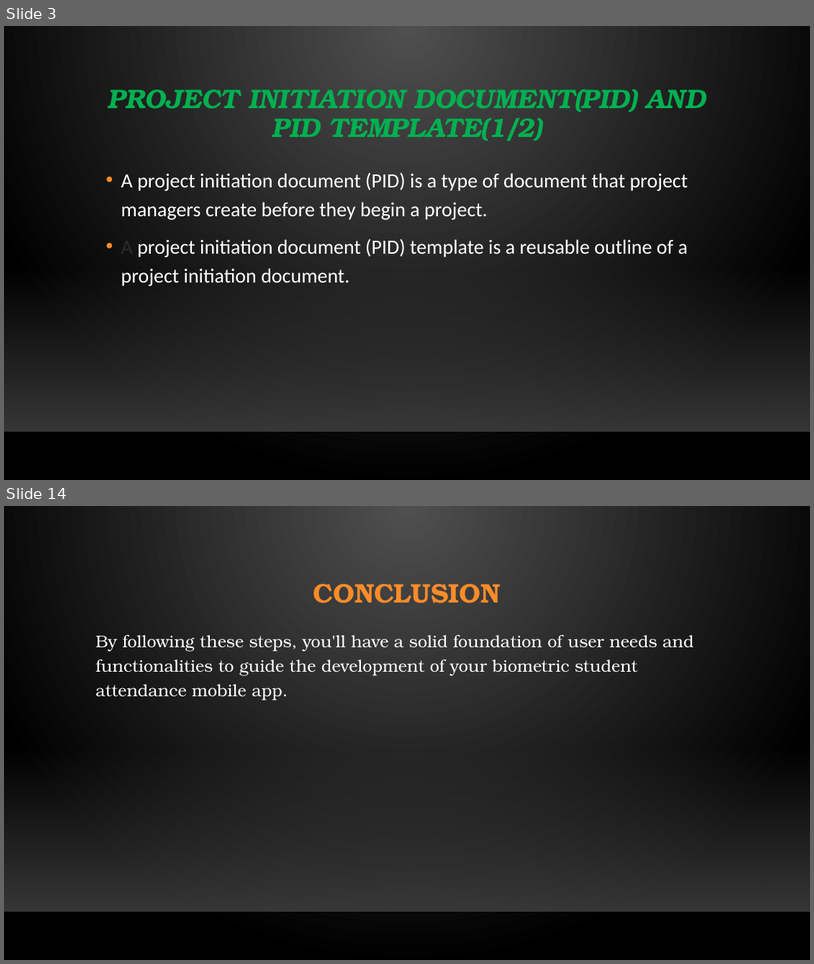
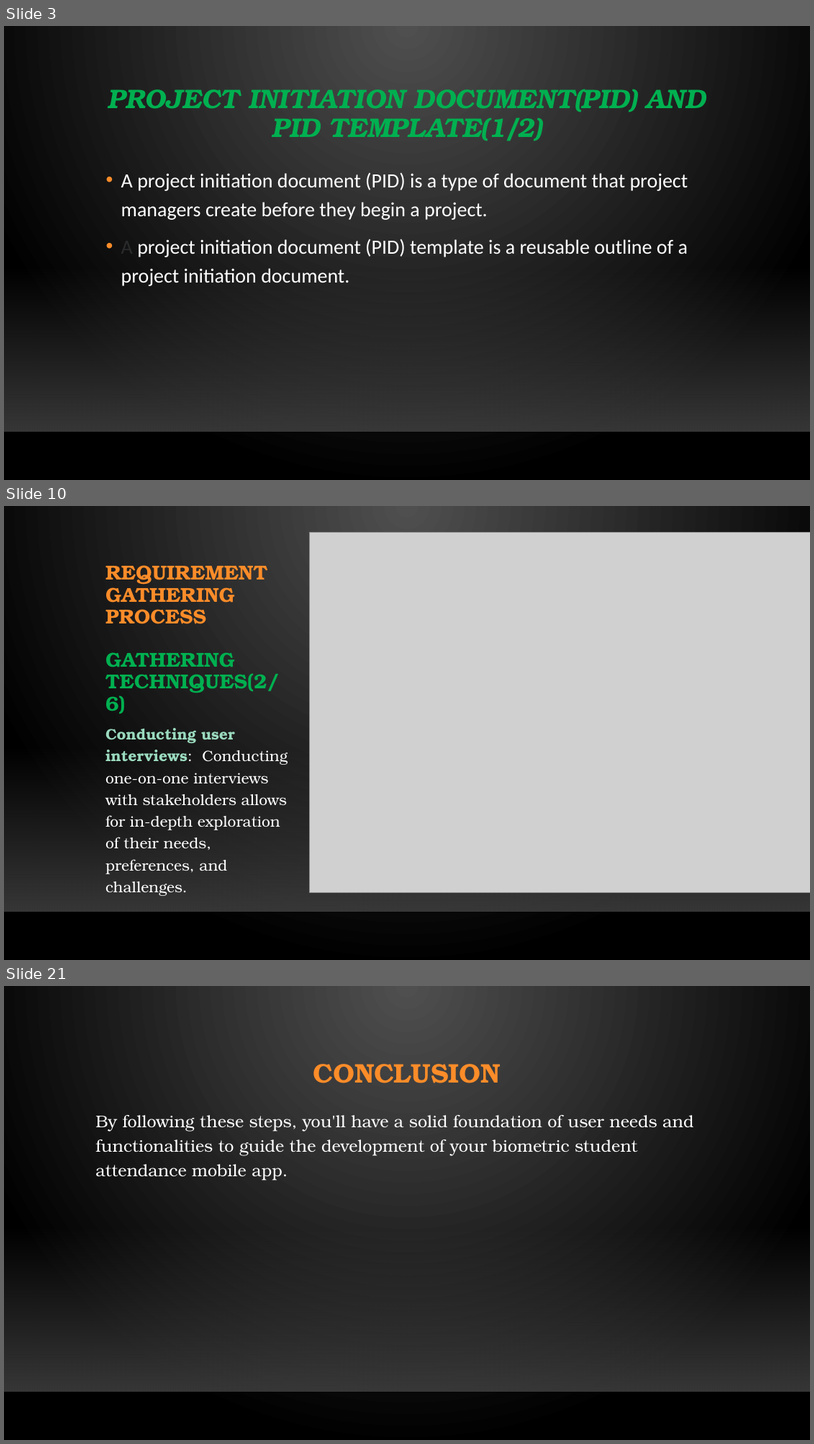
Before and after one commit to N-Jerry/Group11, a slide deck: CEF440_task[2]Group11.pptx. Shown one above the other, each under a label of ours: slides 3 and 14 before the commit, slides 3, 10 and 21 after it; the slides between them are not shown. The pictures are 814x964 and 814x1444 pixels, drawn with LibreOffice and Linux fonts; fonts in the diff are those of the drawing; grey boxes stand for pictures; background and template pictures are left out. Boxes give left, top, right and bottom in pixels: in the first picture for what was removed or moved away, otherwise in the second. Text is boxed around its words. In the diff, an @@ line names an element or a change of style, - is before the commit and + after.

```diff
--- a/CEF440_task[2]Group11.pptx
+++ b/CEF440_task[2]Group11.pptx
@@ slide 10 added at box(4, 506, 810, 960), background gradient #505050 to #000000; not listed: 2 template elements that a slide beside it also shows @@
@@ picture added at box(310, 533, 810, 893) @@
@@ title added at box(106, 565, 279, 713), 24 pt, text #FB8C29, bold @@
+REQUIREMENT GATHERING PROCESS
+GATHERING TECHNIQUES(2/6)
@@ text added at box(106, 728, 288, 874), 18 pt, text #FFFFFF @@
+Conducting user interviews: Conducting one-on-one interviews with stakeholders allows for in-depth exploration of their needs, preferences, and challenges.
@@ what was slide 14 is now slide 21 @@
```
Also in this commit, not shown: 6 slides changed, 10 other slides added, 4 slides removed.
